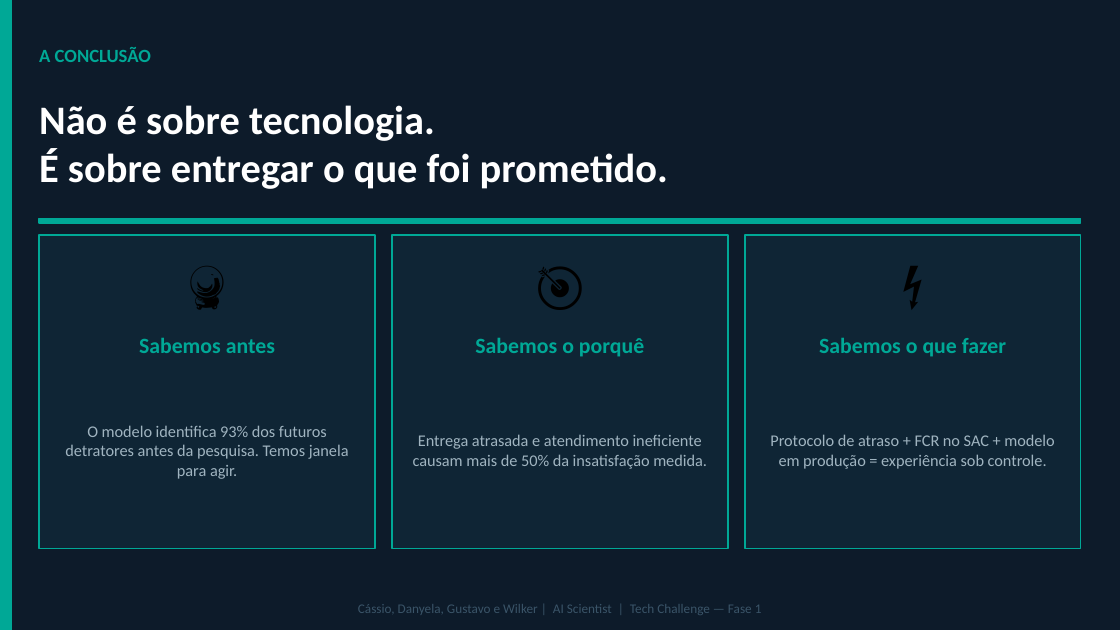
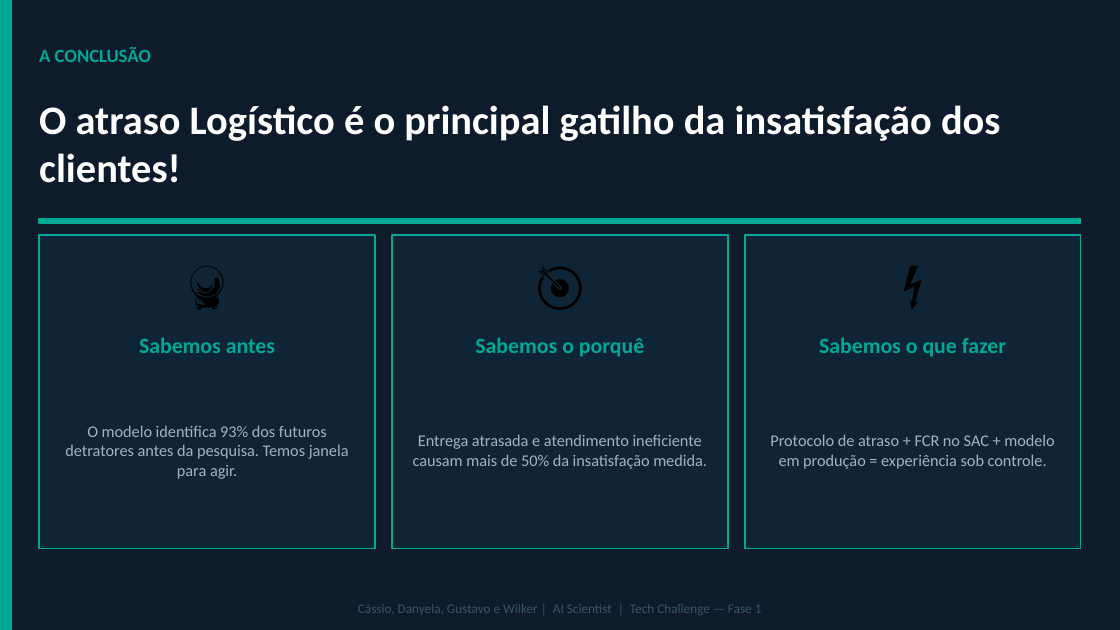
Before and after one commit to wilkerfc/Tech-Challenge-Fase-1-NPS-Preditivo, a slide deck: slide 10 of reports/NPS_Storytelling_Apresentação.pptx. Drawn at 1120x630 pixels with LibreOffice and Linux fonts; fonts in the diff are those of the drawing. Boxes give left, top, right and bottom in pixels: in the first picture for what was removed or moved away, otherwise in the second. Text is boxed around its words. In the diff, an @@ line names an element or a change of style, - is before the commit and + after.

```diff
--- a/reports/NPS_Storytelling_Apresentação.pptx
+++ b/reports/NPS_Storytelling_Apresentação.pptx
@@ text at (x1=39, y1=105, x2=1000, y2=183): text changed @@
-Não é sobre tecnologia.
-É sobre entregar o que foi prometido.
+O atraso Logístico é o principal gatilho da insatisfação dos clientes!
```
